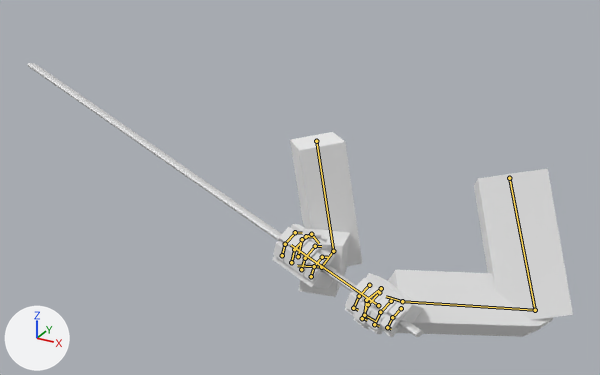
A saved change to the Blender file components/character/assets/blender/fp_rig.blend.
Camera for both pictures: a camera (50 mm lens) standing at (0.611, -1.695, 0.714) and looking at (-0.257, -0.117, -0.075). Lighting does not change. The marker at lower left points along +X, +Y and +Z. The older version comes first. Both versions are drawn at frame 10 of the action 'Running'; the numbers are the values there. The bones that change, and the others that lie on the model, are drawn over the model as lines.

Objects in the first picture: 'MockSword', 'arms'.
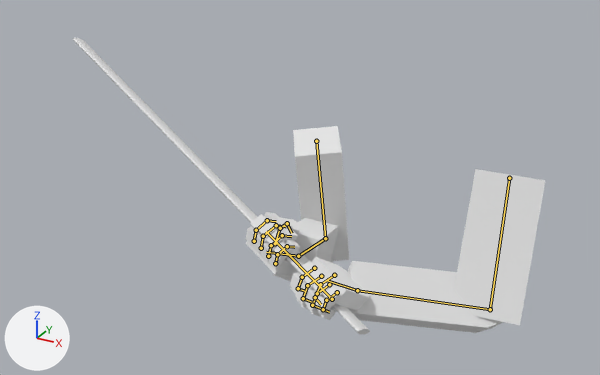
Boxes (x1, y1, x2, y2) around the edits, measured in the pictures (600 x 375 px):
'arms', posed
    before: (272, 132, 573, 337)
    after: (246, 126, 545, 333)
'MockSword', posed (25% narrower, 8% taller)
    before: (27, 63, 423, 337)
    after: (73, 38, 370, 334)
bone 'Hand.Ctrl.L', root to tip
    before: (402, 301) to (386, 296)
    after: (357, 290) to (327, 280)

The edits, one by one:
Bone 'Hand.Ctrl.L' (bone_hand_ctrl_l) moves from (0.206, -0.709, 0.274) to (0.216, -0.817, 0.264).
Bone 'Hand.Ctrl.L' (bone_hand_ctrl_l) turns from (102, -31, -24) to (117, -25, -30) degrees about its own x, y and z.
Bone 'Hand.Ctrl.R' (bone_hand_ctrl_r) moves from (-0.181, -0.662, 0.264) to (-0.194, -0.582, 0.223).
Bone 'Hand.Ctrl.R' (bone_hand_ctrl_r) turns from (-81, -154, -21) to (-69, -160, -27) degrees about its own x, y and z.
